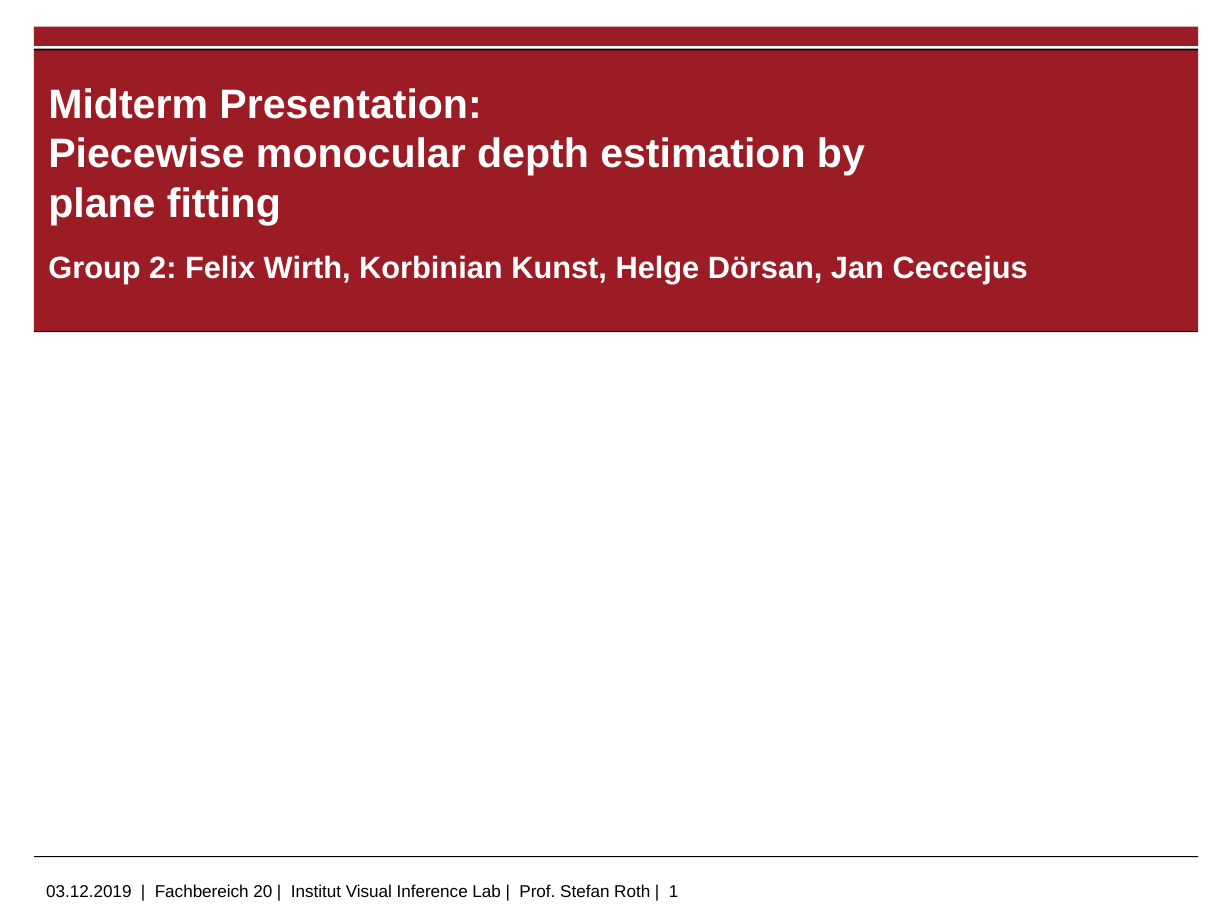
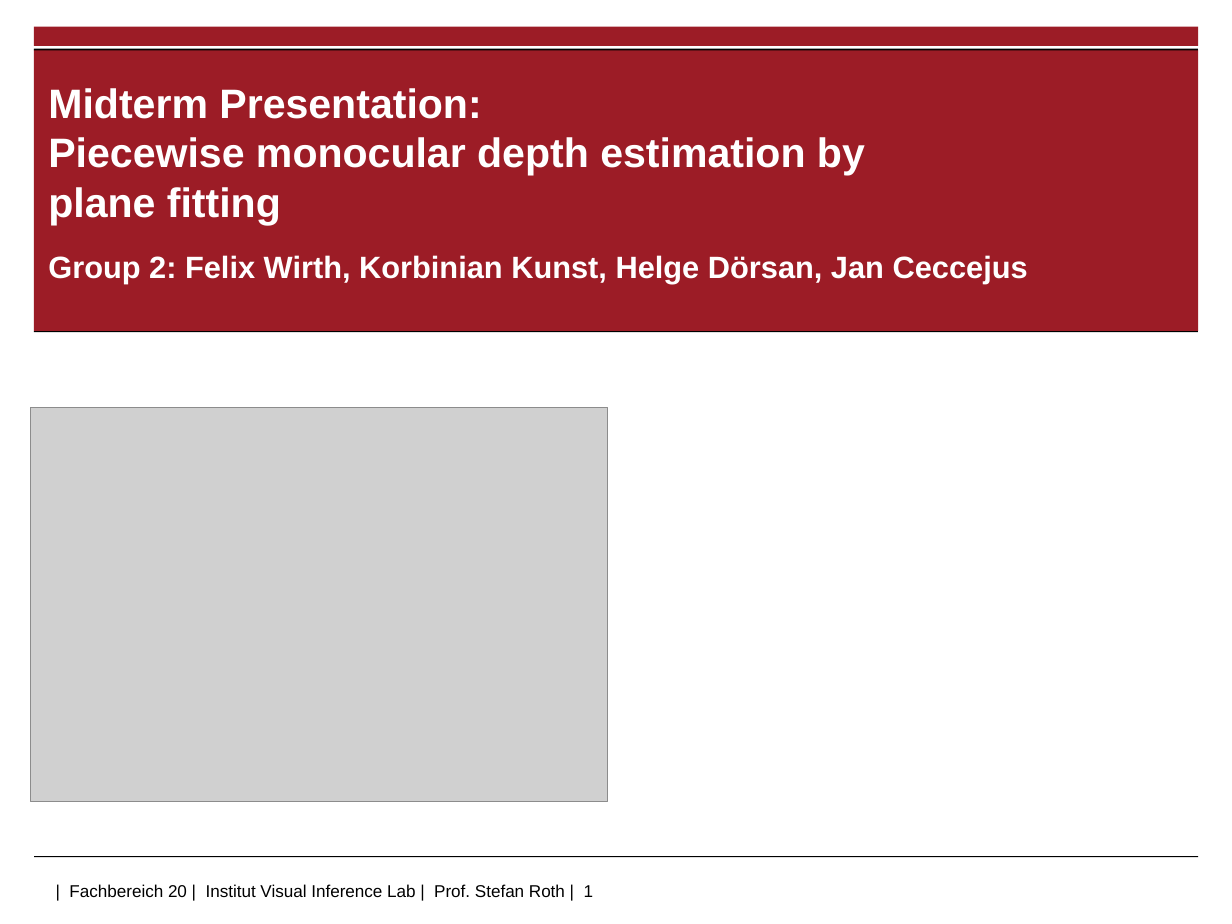
Before and after one commit to jhd-old/Deep-Learning-Lab, a slide deck: slide 1 of meetings/2019_12_12_midterm/midterm_accumulation.pptx. Drawn at 1232x924 pixels with LibreOffice and Linux fonts; fonts in the diff are those of the drawing; grey boxes stand for pictures; background and template pictures are left out. Boxes give left, top, right and bottom in pixels: in the first picture for what was removed or moved away, otherwise in the second. Text is boxed around its words. In the diff, an @@ line names an element or a change of style, - is before the commit and + after.

```diff
--- a/meetings/2019_12_12_midterm/midterm_accumulation.pptx
+++ b/meetings/2019_12_12_midterm/midterm_accumulation.pptx
@@ picture added at box(31, 407, 609, 801) @@
@@ text at box(69, 884, 594, 897): text changed @@
-03.12.2019 | Fachbereich 20 | Institut Visual Inference Lab | Prof. Stefan Roth | 1
+| Fachbereich 20 | Institut Visual Inference Lab | Prof. Stefan Roth | 1
```
Also in this commit, not shown: 7 other slides changed, 7 other files.
